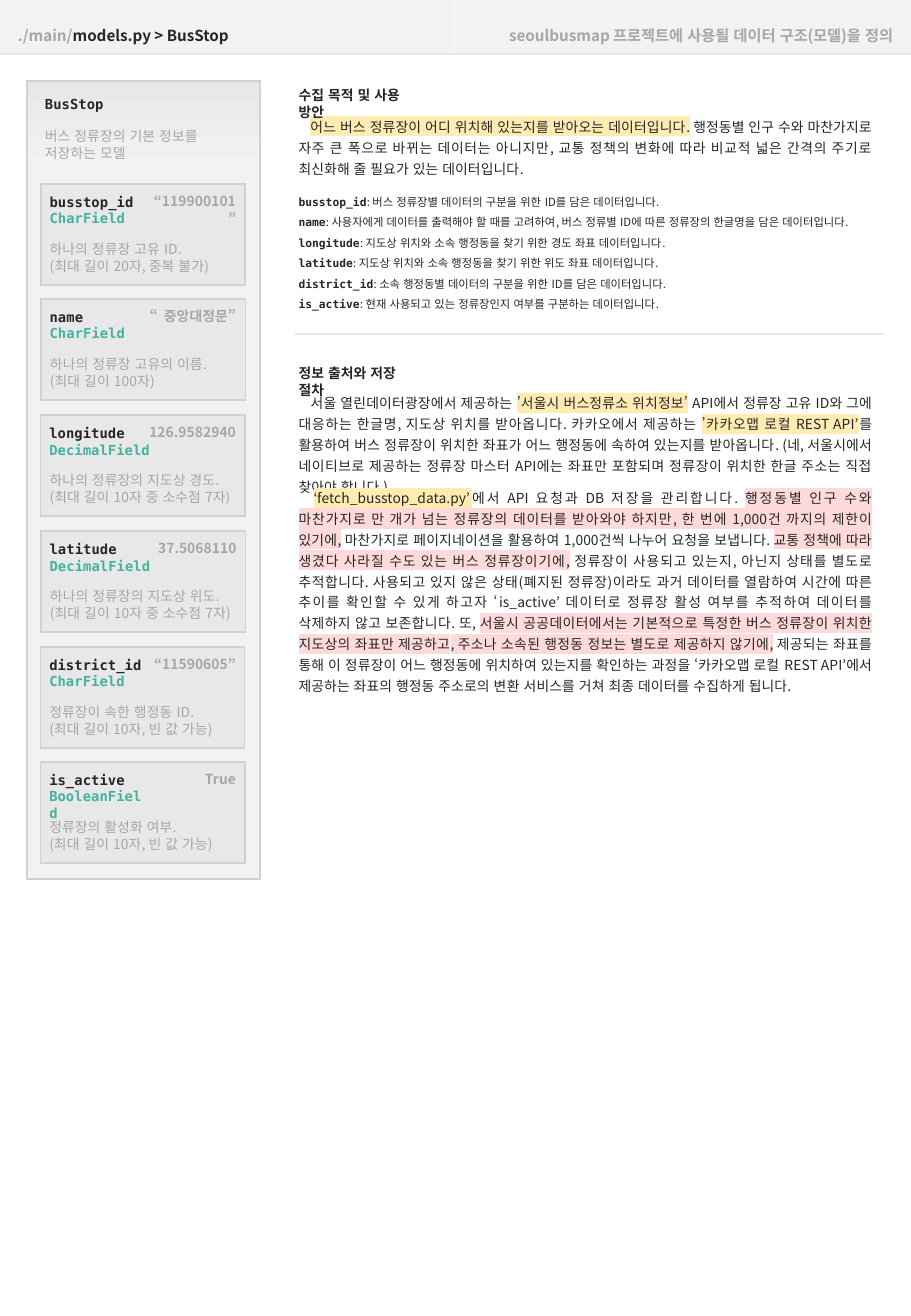
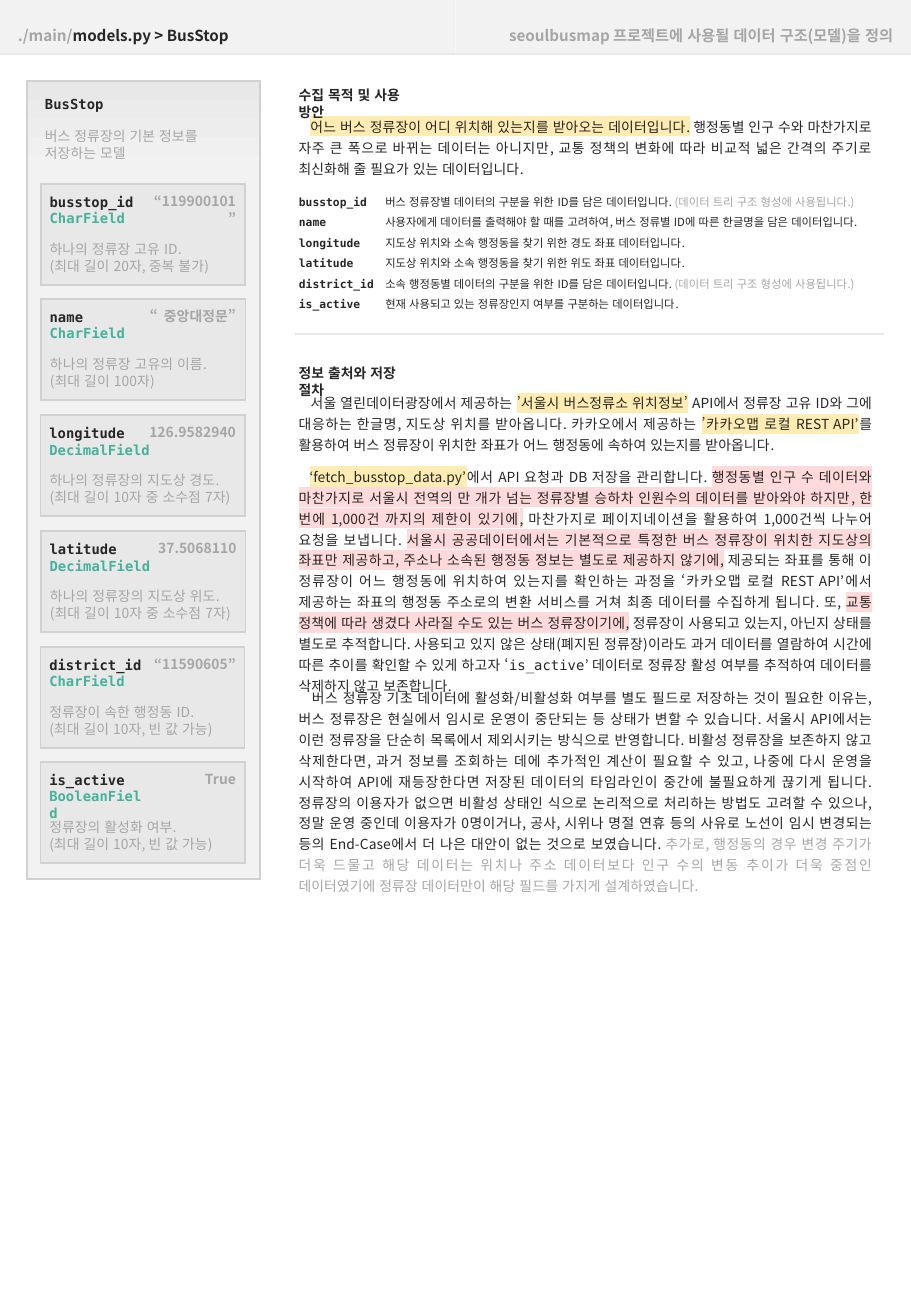
Before and after one commit to tansan7271/seoulbusmap, a slide deck: slide 2 of documents/기능 명세서 및 다이어그램 그래픽.pptx. Drawn at 911x1316 pixels with LibreOffice and Linux fonts; fonts in the diff are those of the drawing. Boxes give left, top, right and bottom in pixels: in the first picture for what was removed or moved away, otherwise in the second. Text is boxed around its words. In the diff, an @@ line names an element or a change of style, - is before the commit and + after.

Commit message:
feat: 코드 전반 리팩토링 및 자동 데이터 수집 스케줄러 기능 구현

```diff
--- a/documents/기능 명세서 및 다이어그램 그래픽.pptx
+++ b/documents/기능 명세서 및 다이어그램 그래픽.pptx
@@ text added at [299, 197, 374, 311], 6.8 pt, text #262626, bold @@
+busstop_id
+name
+longitude
+latitude
+district_id
+is_active
@@ text at [385, 196, 857, 309]: text changed @@
-busstop_id: 버스 정류장별 데이터의 구분을 위한 ID를 담은 데이터입니다.
-name: 사용자에게 데이터를 출력해야 할 때를 고려하여, 버스 정류별 ID에 따른 정류장의 한글명을 담은 데이터입니다.
-longitude: 지도상 위치와 소속 행정동을 찾기 위한 경도 좌표 데이터입니다.
-latitude: 지도상 위치와 소속 행정동을 찾기 위한 위도 좌표 데이터입니다.
-district_id: 소속 행정동별 데이터의 구분을 위한 ID를 담은 데이터입니다.
-is_active: 현재 사용되고 있는 정류장인지 여부를 구분하는 데이터입니다.
+버스 정류장별 데이터의 구분을 위한 ID를 담은 데이터입니다. (데이터 트리 구조 형성에 사용됩니다.)
+사용자에게 데이터를 출력해야 할 때를 고려하여, 버스 정류별 ID에 따른 한글명을 담은 데이터입니다.
+지도상 위치와 소속 행정동을 찾기 위한 경도 좌표 데이터입니다.
+지도상 위치와 소속 행정동을 찾기 위한 위도 좌표 데이터입니다.
+소속 행정동별 데이터의 구분을 위한 ID를 담은 데이터입니다. (데이터 트리 구조 형성에 사용됩니다.)
+현재 사용되고 있는 정류장인지 여부를 구분하는 데이터입니다.
@@ text at [299, 395, 872, 451]: text changed @@
-서울 열린데이터광장에서 제공하는 ’서울시 버스정류소 위치정보’ API에서 정류장 고유 ID와 그에 대응하는 한글명, 지도상 위치를 받아옵니다. 카카오에서 제공하는 ’카카오맵 로컬 REST API’를 활용하여 버스 정류장이 위치한 좌표가 어느 행정동에 속하여 있는지를 받아옵니다. (네, 서울시에서 네이티브로 제공하는 정류장 마스터 API에는 좌표만 포함되며 정류장이 위치한 한글 주소는 직접 찾아야 합니다.)
+서울 열린데이터광장에서 제공하는 ’서울시 버스정류소 위치정보’ API에서 정류장 고유 ID와 그에 대응하는 한글명, 지도상 위치를 받아옵니다. 카카오에서 제공하는 ’카카오맵 로컬 REST API’를 활용하여 버스 정류장이 위치한 좌표가 어느 행정동에 속하여 있는지를 받아옵니다.
@@ text at [299, 468, 872, 674]: text changed @@
-‘fetch_busstop_data.py’에서 API 요청과 DB 저장을 관리합니다. 행정동별 인구 수와 마찬가지로 만 개가 넘는 정류장의 데이터를 받아와야 하지만, 한 번에 1,000건 까지의 제한이 있기에, 마찬가지로 페이지네이션을 활용하여 1,000건씩 나누어 요청을 보냅니다. 교통 정책에 따라 생겼다 사라질 수도 있는 버스 정류장이기에, 정류장이 사용되고 있는지, 아닌지 상태를 별도로 추적합니다. 사용되고 있지 않은 상태(폐지된 정류장)이라도 과거 데이터를 열람하여 시간에 따른 추이를 확인할 수 있게 하고자 ‘is_active’ 데이터로 정류장 활성 여부를 추적하여 데이터를 삭제하지 않고 보존합니다. 또, 서울시 공공데이터에서는 기본적으로 특정한 버스 정류장이 위치한 지도상의 좌표만 제공하고, 주소나 소속된 행정동 정보는 별도로 제공하지 않기에, 제공되는 좌표를 통해 이 정류장이 어느 행정동에 위치하여 있는지를 확인하는 과정을 ‘카카오맵 로컬 REST API’에서 제공하는 좌표의 행정동 주소로의 변환 서비스를 거쳐 최종 데이터를 수집하게 됩니다.
+‘fetch_busstop_data.py’에서 API 요청과 DB 저장을 관리합니다. 행정동별 인구 수 데이터와 마찬가지로 서울시 전역의 만 개가 넘는 정류장별 승하차 인원수의 데이터를 받아와야 하지만, 한 번에 1,000건 까지의 제한이 있기에, 마찬가지로 페이지네이션을 활용하여 1,000건씩 나누어 요청을 보냅니다. 서울시 공공데이터에서는 기본적으로 특정한 버스 정류장이 위치한 지도상의 좌표만 제공하고, 주소나 소속된 행정동 정보는 별도로 제공하지 않기에, 제공되는 좌표를 통해 이 정류장이 어느 행정동에 위치하여 있는지를 확인하는 과정을 ‘카카오맵 로컬 REST API’에서 제공하는 좌표의 행정동 주소로의 변환 서비스를 거쳐 최종 데이터를 수집하게 됩니다. 또, 교통 정책에 따라 생겼다 사라질 수도 있는 버스 정류장이기에, 정류장이 사용되고 있는지, 아닌지 상태를 별도로 추적합니다. 사용되고 있지 않은 상태(폐지된 정류장)이라도 과거 데이터를 열람하여 시간에 따른 추이를 확인할 수 있게 하고자 ‘is_active’ 데이터로 정류장 활성 여부를 추적하여 데이터를 삭제하지 않고 보존합니다.
@@ text added at [299, 690, 872, 892], 8.2 pt, text #262626 @@
+버스 정류장 기초 데이터에 활성화/비활성화 여부를 별도 필드로 저장하는 것이 필요한 이유는, 버스 정류장은 현실에서 임시로 운영이 중단되는 등 상태가 변할 수 있습니다. 서울시 API에서는 이런 정류장을 단순히 목록에서 제외시키는 방식으로 반영합니다. 비활성 정류장을 보존하지 않고 삭제한다면, 과거 정보를 조회하는 데에 추가적인 계산이 필요할 수 있고, 나중에 다시 운영을 시작하여 API에 재등장한다면 저장된 데이터의 타임라인이 중간에 불필요하게 끊기게 됩니다. 정류장의 이용자가 없으면 비활성 상태인 식으로 논리적으로 처리하는 방법도 고려할 수 있으나, 정말 운영 중인데 이용자가 0명이거나, 공사, 시위나 명절 연휴 등의 사유로 노선이 임시 변경되는 등의 End-Case에서 더 나은 대안이 없는 것으로 보였습니다. 추가로, 행정동의 경우 변경 주기가 더욱 드물고 해당 데이터는 위치나 주소 데이터보다 인구 수의 변동 추이가 더욱 중점인 데이터였기에 정류장 데이터만이 해당 필드를 가지게 설계하였습니다.
```
Also in this commit, not shown: 3 other slides changed, 15 other files.
